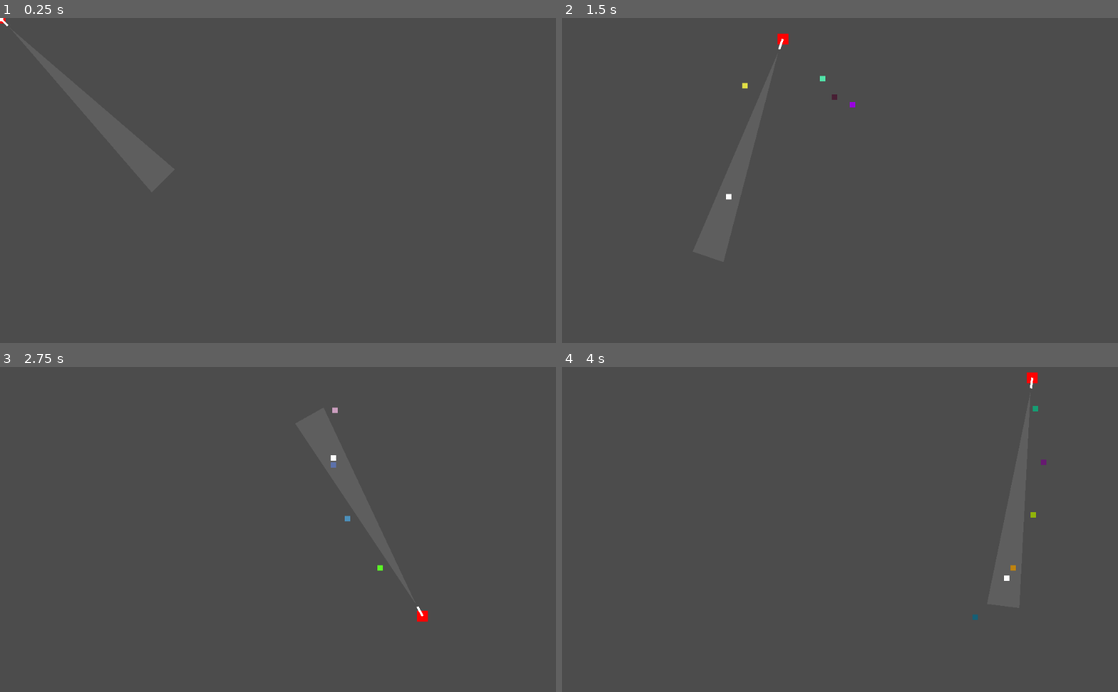
Above: before the commit, frames 1-4 (two rows, left to right).
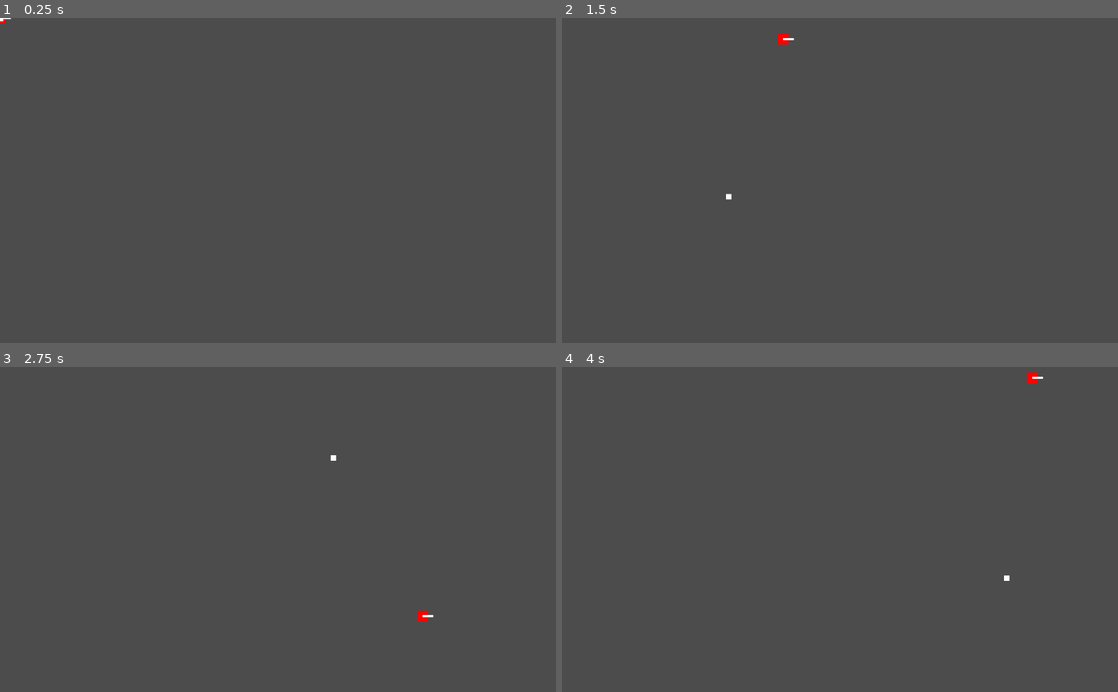
Above: after the commit, the same moments.

Repository: kevinruscoe/godot-top-down-shooter
Game: Godot game, scene res://Scenes/Level.tscn
Two runs of this game, one before a commit and one after it. Both use one fixed random seed, a clock stepped at 60 frames per second and the inputs below.
Inputs (mouse positions are in pixels of both pictures, inside the frame that each line leads up to):
- Up to frame 1 (0.25 s): no input
- Up to frame 2 (1.5 s): tap Enter at 0.5 s; move the mouse to (962, 164) at 0.52 s; press the mouse at (962, 164) at 0.53 s; hold Right (ui_right) 0.53-1.28 s; move the mouse to (728, 196) at 1.27 s; release the mouse at (728, 196) at 1.28 s; hold Down (ui_down) from 1.28 s (still down); click (728, 196) at 1.35 s
- Up to frame 3 (2.75 s): move the mouse to (333, 458) at 2.02 s; release Down (ui_down) at 2.03 s; press the mouse at (333, 458) at 2.03 s; hold Right (ui_right) from 2.03 s (still down)
- Up to frame 4 (4 s): move the mouse to (812, 594) at 2.77 s; release Right (ui_right) at 2.78 s; release the mouse at (812, 594) at 2.78 s; hold Up (ui_up) 2.78-3.53 s; click (812, 594) at 2.85 s; move the mouse to (1006, 578) at 3.52 s; press the mouse at (1006, 578) at 3.53 s; hold Left (ui_left) from 3.53 s (still down)

The runs differ from the first frame. In frame 1, less than 0.1% of the frame differs, in the area x 0-2%, y 0-3%; in frame 2, 0.1%; in frame 3, 0.1%; in frame 4, 0.1%, in the area x 73-88%, y 2-78%.
Error after the commit: Parse Error: Can't assign to an expression (res://Gun.gd:69)

Commit message:
setup getset

Diff:
--- a/Gun.gd
+++ b/Gun.gd
@@ -2,34 +2,34 @@
 
 var BULLET_SCENE = preload("res://Scenes/Bullet.tscn")
 
-var accuracy: float = 1.0 #todo getset
-var spread: Vector2 = Vector2(400, 20) #todo getset
+var accuracy: float = 1.0 setget set_accuracy, get_accuracy
+var spread: Vector2 = Vector2(400, 20) setget set_spread, get_spread
 
-var reload_duration: float = 1.0 #todo getset
-var reload_timer: Timer
+var reload_duration: float = 1.0 setget set_reload_duration, get_reload_duration
+var reload_timer: Timer setget set_reload_timer, get_reload_timer
 
-var ammo: int = 50 #todo getset
-var clip_size: int = ammo #todo getset
+var ammo: int = 50 setget set_ammo, get_ammo
+var clip_size: int = 0 setget set_clip_size, get_clip_size
 
-var number_of_projectiles_per_shot: int = 1 #todo getset
-var bullet_max_distance: float = 500.0 #todo getset
-var bullet_speed: int = 800 #todo getset
-var bullets_per_second: float = 10.0 #todo getset
-var bullet_timer: Timer
+var number_of_projectiles_per_shot: int = 1.0 setget set_number_of_projectiles_per_shot, get_number_of_projectiles_per_shot
+var bullet_max_distance: float = 500.0 setget set_bullet_max_distance, get_bullet_max_distance
+var bullet_speed: int = 800 setget set_bullet_speed, get_bullet_speed
+var bullets_per_second: float = 10.0 setget set_bullets_per_second, get_bullets_per_second
+var bullet_timer: Timer setget set_bullet_timer, get_bullet_timer
 
 var debug: bool = true
 var debug_cone: Polygon2D
 
 func _ready():
-	self.reload_timer = Timer.new()
-	self.reload_timer.set_one_shot(true)
-	self.reload_timer.set_wait_time(reload_duration)
-	self.add_child(self.reload_timer)
+	self.set_reload_timer(Timer.new())
+	self.get_reload_timer().set_one_shot(true)
+	self.get_reload_timer().set_wait_time(self.get_reload_duration())
+	self.add_child(self.get_reload_timer())
 
-	self.bullet_timer = Timer.new()
-	self.bullet_timer.set_one_shot(true)
-	self.bullet_timer.set_wait_time(bullets_per_second)
-	self.add_child(self.bullet_timer)
+	self.set_bullet_timer(Timer.new())
+	self.get_bullet_timer().set_one_shot(true)
+	self.get_bullet_timer().set_wait_time(self.get_bullets_per_second())
+	self.add_child(self.get_bullet_timer())
 
 func _process(delta):
 	self.draw_debugs()
@@ -51,13 +51,13 @@
 		cone.append(self.get_node("Muzzle").position)
 
 		var upper_point:Vector2 = self.get_node("Muzzle").position
-		upper_point.x += spread.x
-		upper_point.y += spread.y
+		upper_point.x += self.get_spread().x
+		upper_point.y += self.get_spread().y
 		cone.append(upper_point)
 
 		var lower_point:Vector2 = self.get_node("Muzzle").position
-		lower_point.x += spread.x
-		lower_point.y -= spread.y
+		lower_point.x += self.get_spread().x
+		lower_point.y -= self.get_spread().y
 		cone.append(lower_point)
 
 		cone.append(self.get_node("Muzzle").position)
@@ -65,41 +65,41 @@
 		self.debug_cone.set_polygon(cone)
 
 func track_reload_lock():
-	if self.reload_timer.is_stopped() and self.ammo == 0:
-		self.ammo = self.clip_size
+	if self.get_reload_timer().is_stopped() and self.get_ammo() == 0:
+		self.get_ammo() = self.get_clip_size()
 
 func shoot():
 	# if were reloading or throttled by bullet count, bail
-	if not self.reload_timer.is_stopped() or not self.bullet_timer.is_stopped():
+	if not self.get_reload_timer().is_stopped() or not self.bullet_timer.is_stopped():
 		return
 
 	# reload, start reload timer
-	self.ammo -= 1
-	if self.ammo <= 0:
-		self.reload_timer.start(reload_duration)
+	self.set_ammo(self.get_ammo() - 1)
+	if self.get_ammo() <= 0:
+		self.get_reload_timer().start(self.get_reload_duration())
 
 	# throttle bullet count
-	self.bullet_timer.start(100 / bullets_per_second / 100)
+	self.get_bullet_timer().start(100 / self.get_bullets_per_second() / 100)
 
 	# handle bullet spawn, and target
 	var fire_from: Vector2 = self.get_node("Muzzle").global_position
 
-	for projectile in number_of_projectiles_per_shot:
+	for projectile in self.get_number_of_projectiles_per_shot():
 		var fire_to: Vector2 = get_global_mouse_position()
 
 		# spread and accuracy effects where a bullet could hit
 		# so we get the clicked positon, and tweak its position
 		var angle_to_destination = rad2deg(fire_from.angle_to_point(fire_to)) + 180
 
-		fire_to.y = fire_from.y + spread.x * sin(deg2rad(angle_to_destination))
-		fire_to.x = fire_from.x + spread.x * cos(deg2rad(angle_to_destination))
+		fire_to.y = fire_from.y + self.get_spread().x * sin(deg2rad(angle_to_destination))
+		fire_to.x = fire_from.x + self.get_spread().x * cos(deg2rad(angle_to_destination))
 
 		var bullet_velocity: Vector2 = -(fire_from - fire_to)
 
 		# get accuracy, if 1.0 it'll hit 100% of the time, if .5, it'll hit 50%.
 		# spread is the min and max distance from the target it could hit
 		# accuracy dependant
-		var spread_negator = self.spread.y - self.spread.y * self.accuracy
+		var spread_negator = self.get_spread().y - self.get_spread().y * self.get_accuracy()
 
 		bullet_velocity.x = rand_range(
 			bullet_velocity.x - spread_negator,
@@ -114,8 +114,74 @@
 
 		var bullet = BULLET_SCENE.instance()
 		self.get_node("/root").add_child(bullet)
-		bullet.set_speed(self.bullet_speed)
+		bullet.set_speed(self.get_bullet_speed())
 		bullet.set_velocity(bullet_velocity)
 		bullet.set_position(fire_from)
-		bullet.set_max_distance(self.bullet_max_distance)
+		bullet.set_max_distance(self.get_bullet_max_distance())
 		bullet.fire()
+
+func set_accuracy(value):
+	accuracy = value
+
+func get_accuracy():
+	return accuracy
+
+func set_spread(value):
+	spread = value
+
+func get_spread():
+	return spread
+
+func set_reload_duration(value):
+	reload_duration = value
+
+func get_reload_duration():
+	return reload_duration
+
+func set_ammo(value):
+	ammo = value
+
+func get_ammo():
+	return ammo
+
+func set_clip_size(value):
+	clip_size = value
+
+func get_clip_size():
+	return clip_size
+
+func set_number_of_projectiles_per_shot(value):
+	number_of_projectiles_per_shot = value
+
+func get_number_of_projectiles_per_shot():
+	return number_of_projectiles_per_shot
+
+func set_bullet_max_distance(value):
+	bullet_max_distance = value
+
+func get_bullet_max_distance():
+	return bullet_max_distance
+
+func set_bullet_speed(value):
+	bullet_speed = value
+
+func get_bullet_speed():
+	return bullet_speed
+
+func set_bullets_per_second(value):
+	bullets_per_second = value
+
+func get_bullets_per_second():
+	return bullets_per_second
+
+func set_reload_timer(value):
+	reload_timer = value
+
+func get_reload_timer():
+	return reload_timer
+
+func set_bullet_timer(value):
+	bullet_timer = value
+
+func get_bullet_timer():
+	return bullet_timer
--- a/Player.gd
+++ b/Player.gd
@@ -4,33 +4,32 @@
 var acceleration: int = 2000
 var velocity: Vector2 = Vector2.ZERO
 
-
 func _ready():
 	# semi
-	$Gun.spread = Vector2(400, 30)
-	$Gun.bullet_max_distance = $Gun.spread.x
-	$Gun.accuracy = 0.6
-	$Gun.bullets_per_second = 10
-	$Gun.clip_size = 60
-	$Gun.ammo = $Gun.clip_size
-	$Gun.reload_duration = 4.0
+	$Gun.set_spread(Vector2(400, 30))
+	$Gun.set_bullet_max_distance($Gun.get_spread().x)
+	$Gun.set_accuracy(0.6)
+	$Gun.set_bullets_per_second(10)
+	$Gun.set_clip_size(60)
+	$Gun.set_ammo($Gun.get_clip_size())
+	$Gun.set_reload_duration(4.0)
 
 	# pistol
-	# $Gun.spread = Vector2(600, 20)
-	# $Gun.accuracy = 0.9
-	# $Gun.bullets_per_second = 1
-	# $Gun.clip_size = 8
-	# $Gun.ammo = $Gun.clip_size
-	# $Gun.reload_duration = 2.0
+	# $Gun.set_spread(Vector2(600, 20))
+	# $Gun.set_accuracy(0.9)
+	# $Gun.set_bullets_per_second(1)
+	# $Gun.set_clip_size(8)
+	# $Gun.set_ammo($Gun.get_clip_size())
+	# $Gun.set_reload_duration(2.0)
 
 	# shotgun
-	# $Gun.spread = Vector2(100, 30)
-	# $Gun.accuracy = 0
-	# $Gun.bullets_per_second = 1
-	# $Gun.number_of_projectiles_per_shot = 6
-	# $Gun.clip_size = 2
-	# $Gun.ammo = $Gun.clip_size
-	# $Gun.reload_duration = 5.0
+	# $Gun.set_spread(Vector2(100, 30))
+	# $Gun.set_accuracy(0)
+	# $Gun.set_bullets_per_second(1)
+	# $Gun.set_number_of_projectiles_per_shot(6)
+	# $Gun.set_clip_size(2)
+	# $Gun.set_ammo($Gun.get_clip_size())
+	# $Gun.set_reload_duration(5.0)
 
 func _physics_process(delta):
 	self.handle_movement(delta)
@@ -41,14 +40,14 @@
 		Input.get_action_strength("ui_down") - Input.get_action_strength("ui_up")
 	).normalized()
 
-func apply_deceleration(amount):
-	if self.velocity.length() > amount:
-		self.velocity -= self.velocity.normalized() * amount
+func apply_deceleration(value):
+	if self.velocity.length() > value:
+		self.velocity -= self.velocity.normalized() * value
 	else:
 		self.velocity = Vector2.ZERO
 
-func apply_acceleration(amount):
-	self.velocity += amount
+func apply_acceleration(value):
+	self.velocity += value
 
 func handle_movement(delta):
 	var axis = self.get_input_axis()
